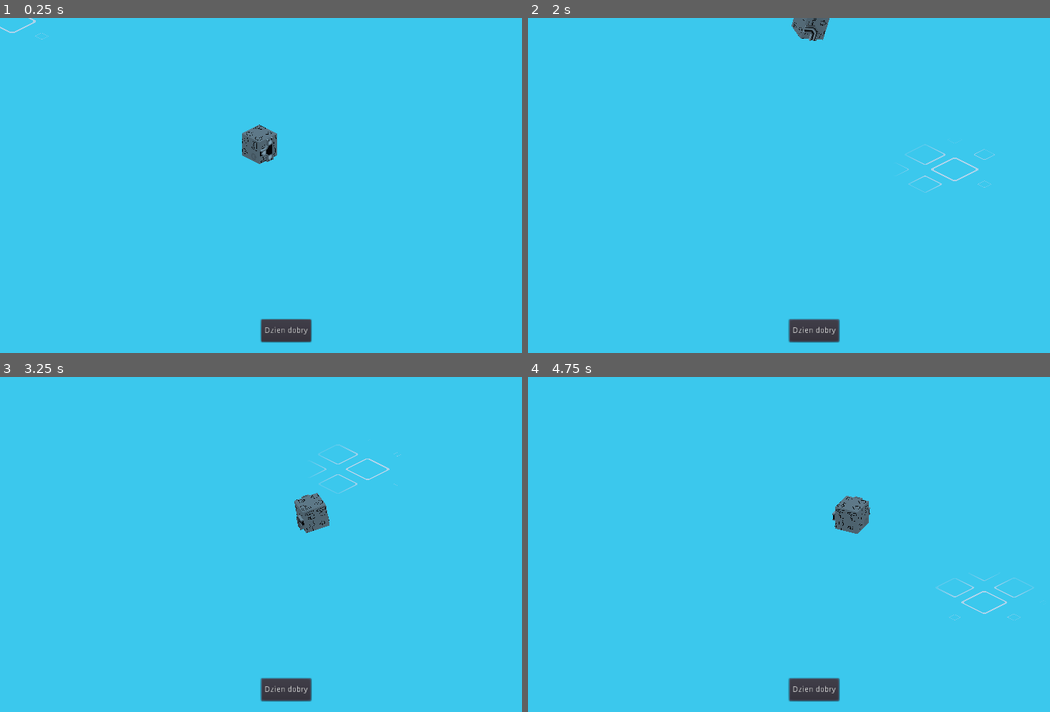
Above: before the commit, frames 1-4 (two rows, left to right).
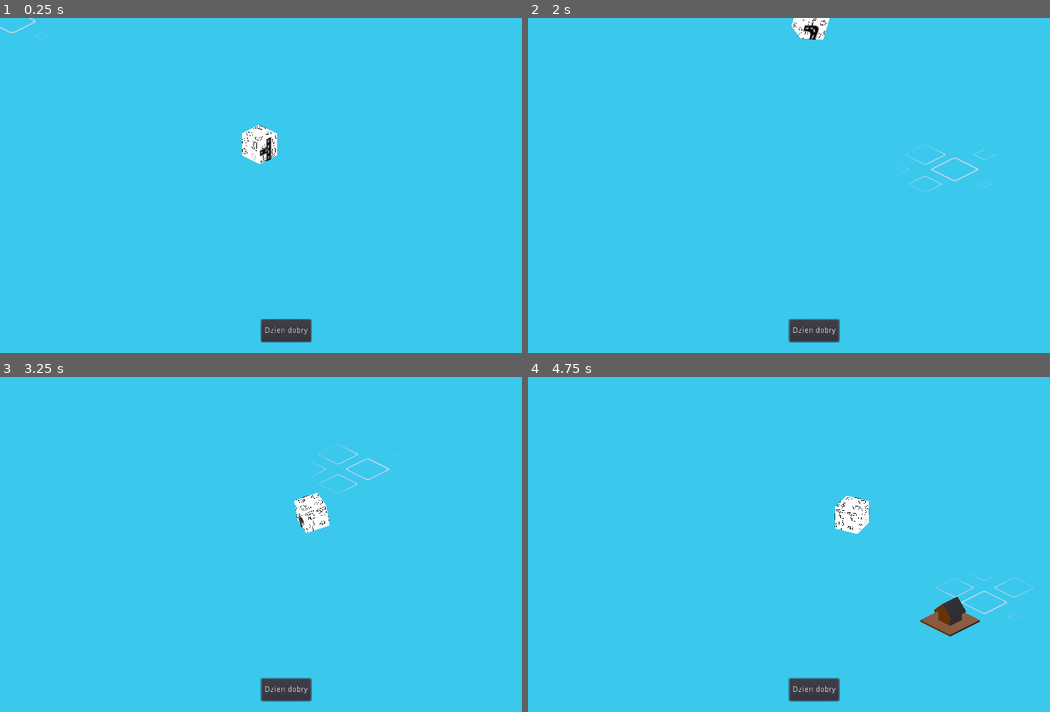
Above: after the commit, the same moments.

Repository: RudyMis/roll-the-dice
Game: Godot game, scene res://scenes/grid.tscn
Same seed, same stepped clock (60 frames per second), same inputs: the game is played once before the commit and once after it. The project has no main scene, so this scene is started directly.
Inputs (mouse positions are in pixels of both pictures, inside the frame that each line leads up to):
- Up to frame 1 (0.25 s): no input
- Up to frame 2 (2 s): click "Dzien dobry" at 0.5 s; move the mouse to (940, 168) at 1.27 s; press the mouse at (940, 168) at 1.28 s; hold Right (right) from 1.28 s (still down)
- Up to frame 3 (3.25 s): move the mouse to (172, 561) at 2.02 s; release Right (right) at 2.03 s; release the mouse at (172, 561) at 2.03 s; hold Left (left) 2.03-2.78 s; right-click (172, 561) at 2.1 s; move the mouse to (344, 470) at 2.77 s; press the mouse at (344, 470) at 2.78 s; hold Right (right) from 2.78 s (still down)
- Up to frame 4 (4.75 s): move the mouse to (783, 611) at 3.52 s; release the mouse at (783, 611) at 3.53 s; right-click (783, 611) at 3.6 s; click (783, 611) at 3.67 s; move the mouse to (987, 594) at 4.27 s; release Right (right) at 4.28 s; press the mouse at (987, 594) at 4.28 s; hold Left (left) from 4.28 s (still down)

The runs differ from the first frame. In frame 1, 0.6% of the frame differs, in the area x 46-54%, y 31-44%; in frame 2, 0.4%; in frame 3, 0.5%; in frame 4, 1.3%, in the area x 58-87%, y 35-78%.
Error after the commit: Invalid set index 'visible' (on base: 'null instance') with value of type 'bool'. (res://scenes/tiles/tile.gd:11)

Commit message:
road sprites

Diff:
--- a/scenes/DiceController.tscn
+++ b/scenes/DiceController.tscn
@@ -1,10 +1,8 @@
-[gd_scene load_steps=8 format=2]
+[gd_scene load_steps=6 format=2]
 
 [ext_resource path="res://scenes/DiceController.gd" type="Script" id=1]
 [ext_resource path="res://scenes/DiceGuard.tscn" type="PackedScene" id=2]
 [ext_resource path="res://scenes/dice/dice.tscn" type="PackedScene" id=3]
-[ext_resource path="res://DiceGuard.gd" type="Script" id=4]
-[ext_resource path="res://scenes/dice/dice.gd" type="Script" id=5]
 
 [sub_resource type="PhysicsMaterial" id=3]
 bounce = 0.2
@@ -15,21 +13,13 @@
 [node name="DiceController" type="Spatial"]
 script = ExtResource( 1 )
 
-[node name="Dice" type="RigidBody" parent="." instance=ExtResource( 3 )]
+[node name="Dice" parent="." instance=ExtResource( 3 )]
 transform = Transform( 1, 0, 0, 0, 1, 0, 0, 0, 1, -5.23287, 1.47664, -3.58451 )
-mass = 0.1
 physics_material_override = SubResource( 3 )
-script = ExtResource( 5 )
 
-[node name="DiceGuard" type="RayCast" parent="." instance=ExtResource( 2 )]
+[node name="DiceGuard" parent="." instance=ExtResource( 2 )]
 transform = Transform( 0.707107, -0.183239, 0.682952, 0, 0.96584, 0.259139, -0.707107, -0.183239, 0.682952, -63.8958, 108.466, 152.658 )
 enabled = true
-collision_mask = 2
-collide_with_areas = true
-collide_with_bodies = false
-debug_shape_custom_color = Color( 1, 0, 0, 1 )
-debug_shape_thickness = 4
-script = ExtResource( 4 )
 
 [node name="DiceFloor" type="StaticBody" parent="."]
 transform = Transform( 1, 0, 0, 0, 1, 0, 0, 0, 1, 0, -0.5, 0 )
--- a/scenes/dice/dice.tscn
+++ b/scenes/dice/dice.tscn
@@ -1,10 +1,13 @@
-[gd_scene load_steps=6 format=2]
+[gd_scene load_steps=7 format=2]
 
 [ext_resource path="res://assets/models/cube_template.obj" type="ArrayMesh" id=1]
 [ext_resource path="res://scenes/dice/dice.gd" type="Script" id=2]
 
 [sub_resource type="PhysicsMaterial" id=3]
 bounce = 0.2
+
+[sub_resource type="SpatialMaterial" id=6]
+flags_unshaded = true
 
 [sub_resource type="ConvexPolygonShape" id=5]
 points = PoolVector3Array( 1, 1, 1, 1, 1, -1, -1, 1, 1, 1, -1, 1, 1, -1, -1, -1, 1, -1, -1, -1, 1, -1, -1, -1 )
@@ -20,7 +23,7 @@
 [node name="Cube" type="MeshInstance" parent="."]
 transform = Transform( 0.3, 0, 0, 0, 0.3, 0, 0, 0, 0.3, 0, 0, 0 )
 mesh = ExtResource( 1 )
-material/0 = null
+material/0 = SubResource( 6 )
 
 [node name="CollisionShape" type="CollisionShape" parent="."]
 transform = Transform( 0.3, 0, 0, 0, 0.3, 0, 0, 0, 0.3, 0, 0, 0 )
--- a/scenes/dividers/road0.tscn
+++ b/scenes/dividers/road0.tscn
@@ -1,7 +1,9 @@
-[gd_scene load_steps=4 format=2]
+[gd_scene load_steps=6 format=2]
 
 [ext_resource path="res://assets/models/asphalt_turn.material" type="Material" id=1]
 [ext_resource path="res://assets/models/pavement.material" type="Material" id=2]
+[ext_resource path="res://assets/sprites/road_stub.png" type="Texture" id=3]
+[ext_resource path="res://scenes/tiles/tile.gd" type="Script" id=4]
 
 [sub_resource type="ArrayMesh" id=1]
 resource_name = "Cube.005"
@@ -32,10 +34,15 @@
 "vertex_count": 10
 }
 
-[node name="road" type="Spatial"]
+[node name="road_stub" type="Spatial"]
+script = ExtResource( 4 )
 
-[node name="road_stub" type="MeshInstance" parent="."]
+[node name="mesh" type="MeshInstance" parent="."]
 transform = Transform( 20, 0, 0, 0, 20, 0, 0, 0, 20, 0, 0, 0 )
 mesh = SubResource( 1 )
 material/0 = null
 material/1 = null
+
+[node name="sprite" type="Sprite3D" parent="."]
+transform = Transform( -1.74846e-09, 0.04, 0, 1.74846e-09, 7.64274e-17, -0.04, -0.04, -1.74846e-09, -1.74846e-09, 0, 0, 0 )
+texture = ExtResource( 3 )
--- a/scenes/dividers/road1.tscn
+++ b/scenes/dividers/road1.tscn
@@ -1,7 +1,9 @@
-[gd_scene load_steps=4 format=2]
+[gd_scene load_steps=6 format=2]
 
 [ext_resource path="res://assets/models/asphalt_turn.material" type="Material" id=1]
 [ext_resource path="res://assets/models/pavement.material" type="Material" id=2]
+[ext_resource path="res://assets/sprites/road_turn.png" type="Texture" id=3]
+[ext_resource path="res://scenes/tiles/tile.gd" type="Script" id=4]
 
 [sub_resource type="ArrayMesh" id=1]
 resource_name = "Cube.006"
@@ -32,8 +34,15 @@
 "vertex_count": 16
 }
 
-[node name="road_turn" type="MeshInstance"]
+[node name="road_turn" type="Spatial"]
+script = ExtResource( 4 )
+
+[node name="mesh" type="MeshInstance" parent="."]
 transform = Transform( 20, 0, 0, 0, 20, 0, 0, 0, 20, 0, 0, 0 )
 mesh = SubResource( 1 )
 material/0 = null
 material/1 = null
+
+[node name="sprite" type="Sprite3D" parent="."]
+transform = Transform( -1.74846e-09, 0.04, 0, 1.74846e-09, 7.64274e-17, -0.04, -0.04, -1.74846e-09, -1.74846e-09, 0, 0, 0 )
+texture = ExtResource( 3 )
--- a/scenes/dividers/road2.tscn
+++ b/scenes/dividers/road2.tscn
@@ -1,7 +1,9 @@
-[gd_scene load_steps=4 format=2]
+[gd_scene load_steps=6 format=2]
 
 [ext_resource path="res://assets/models/asphalt_straight.material" type="Material" id=1]
 [ext_resource path="res://assets/models/pavement.material" type="Material" id=2]
+[ext_resource path="res://assets/sprites/road_straight.png" type="Texture" id=3]
+[ext_resource path="res://scenes/tiles/tile.gd" type="Script" id=4]
 
 [sub_resource type="ArrayMesh" id=1]
 resource_name = "Cube.004"
@@ -32,7 +34,14 @@
 "vertex_count": 12
 }
 
-[node name="road_straight" type="MeshInstance"]
+[node name="road_straight" type="Spatial"]
+script = ExtResource( 4 )
+
+[node name="sprite" type="Sprite3D" parent="."]
+transform = Transform( -1.74846e-09, 0.04, 0, 1.74846e-09, 7.64274e-17, -0.04, -0.04, -1.74846e-09, -1.74846e-09, 0, 0, 0 )
+texture = ExtResource( 3 )
+
+[node name="mesh" type="MeshInstance" parent="."]
 transform = Transform( 20, 0, 0, 0, 20, 0, 0, 0, 20, 0, 0, 0 )
 mesh = SubResource( 1 )
 material/0 = null
--- a/scenes/dividers/road3.tscn
+++ b/scenes/dividers/road3.tscn
@@ -1,7 +1,9 @@
-[gd_scene load_steps=4 format=2]
+[gd_scene load_steps=6 format=2]
 
 [ext_resource path="res://assets/models/asphalt_cross_3.material" type="Material" id=1]
 [ext_resource path="res://assets/models/pavement.material" type="Material" id=2]
+[ext_resource path="res://assets/sprites/road_threeway.png" type="Texture" id=3]
+[ext_resource path="res://scenes/tiles/tile.gd" type="Script" id=4]
 
 [sub_resource type="ArrayMesh" id=1]
 surfaces/0 = {
@@ -31,8 +33,15 @@
 "vertex_count": 29
 }
 
-[node name="road_cross_3" type="MeshInstance"]
+[node name="road_cross_3" type="Spatial"]
+script = ExtResource( 4 )
+
+[node name="mesh" type="MeshInstance" parent="."]
 transform = Transform( 20, 0, 0, 0, 20, 0, 0, 0, 20, 0, 0, 0 )
 mesh = SubResource( 1 )
 material/0 = null
 material/1 = null
+
+[node name="sprite" type="Sprite3D" parent="."]
+transform = Transform( -1.74846e-09, 0.04, -1.74846e-09, 0, -1.74846e-09, -0.04, -0.04, -1.74846e-09, 7.64274e-17, 0, 0, 0 )
+texture = ExtResource( 3 )
--- a/scenes/dividers/road4.tscn
+++ b/scenes/dividers/road4.tscn
@@ -1,7 +1,9 @@
-[gd_scene load_steps=4 format=2]
+[gd_scene load_steps=6 format=2]
 
 [ext_resource path="res://assets/models/asphalt_cross_3.material" type="Material" id=1]
 [ext_resource path="res://assets/models/pavement.material" type="Material" id=2]
+[ext_resource path="res://assets/sprites/road_fourway.png" type="Texture" id=3]
+[ext_resource path="res://scenes/tiles/tile.gd" type="Script" id=4]
 
 [sub_resource type="ArrayMesh" id=1]
 resource_name = "Cube.007"
@@ -32,8 +34,15 @@
 "vertex_count": 32
 }
 
-[node name="road_cross_4" type="MeshInstance"]
+[node name="road_cross_4" type="Spatial"]
+script = ExtResource( 4 )
+
+[node name="mesh" type="MeshInstance" parent="."]
 transform = Transform( 20, 0, 0, 0, 20, 0, 0, 0, 20, 0, 0, 0 )
 mesh = SubResource( 1 )
 material/0 = null
 material/1 = null
+
+[node name="sprite" type="Sprite3D" parent="."]
+transform = Transform( -1.74846e-09, 0.04, 0, 1.74846e-09, 7.64274e-17, -0.04, -0.04, -1.74846e-09, -1.74846e-09, 0, 0, 0 )
+texture = ExtResource( 3 )
--- a/scenes/grid.tscn
+++ b/scenes/grid.tscn
@@ -13,6 +13,7 @@
 transform = Transform( 0.707107, -0.353553, 0.612372, 0, 0.866025, 0.5, -0.707107, -0.353553, 0.612372, 0, 4, 0.739 )
 projection = 1
 size = 8.0
+speed = -0.01
 np_dice_controller = NodePath("../DiceController")
 
 [node name="TileAdder" type="Spatial" parent="."]
@@ -28,3 +29,5 @@
 [node name="Tween" type="Tween" parent="nice_grid"]
 
 [node name="DiceController" parent="." instance=ExtResource( 1 )]
+
+[connection signal="rolled" from="DiceController" to="." method="_on_roll"]
--- a/scenes/tiles/tile.gd
+++ b/scenes/tiles/tile.gd
@@ -1,4 +1,12 @@
 extends Spatial
 
+onready var mesh = $mesh
+onready var sprite = $sprite
+
+func into_tile():
+	mesh.visible = true
+	sprite.visible = false
+
 func _ready():
-	pass # Replace with function body.
+	mesh.visible = false
+	sprite.visible = true
--- a/scenes/tiles/tree.tscn
+++ b/scenes/tiles/tree.tscn
@@ -22,9 +22,9 @@
 [node name="tile_tree" type="Spatial"]
 script = ExtResource( 2 )
 
-[node name="Mesh" type="MeshInstance" parent="."]
+[node name="mesh" type="MeshInstance" parent="."]
 transform = Transform( 0.5, 0, 0, 0, 0.05, 0, 0, 0, 0.5, 0, 0, 0 )
 mesh = SubResource( 1 )
 material/0 = null
 
-[node name="Tween" type="Tween" parent="."]
+[node name="sprite" type="Sprite3D" parent="."]
Binary file added: assets/sprites/road_fourway.png
Not shown, added: assets/sprites/road_fourway.png.import
Binary file added: assets/sprites/road_straight.png
Not shown, added: assets/sprites/road_straight.png.import
Binary file added: assets/sprites/road_stub.png
Not shown, added: assets/sprites/road_stub.png.import
Binary file added: assets/sprites/road_threeway.png
Not shown, added: assets/sprites/road_threeway.png.import
Binary file added: assets/sprites/road_turn.png
Not shown, added: assets/sprites/road_turn.png.import
